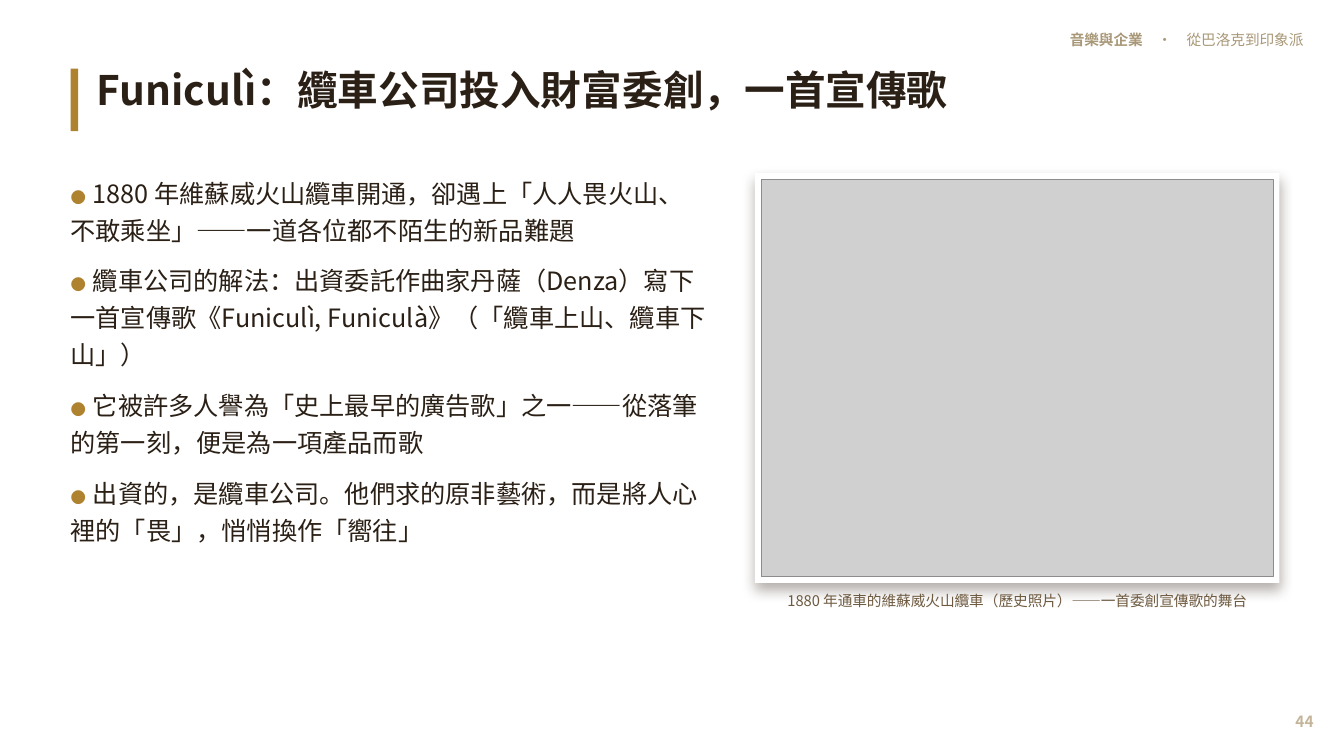
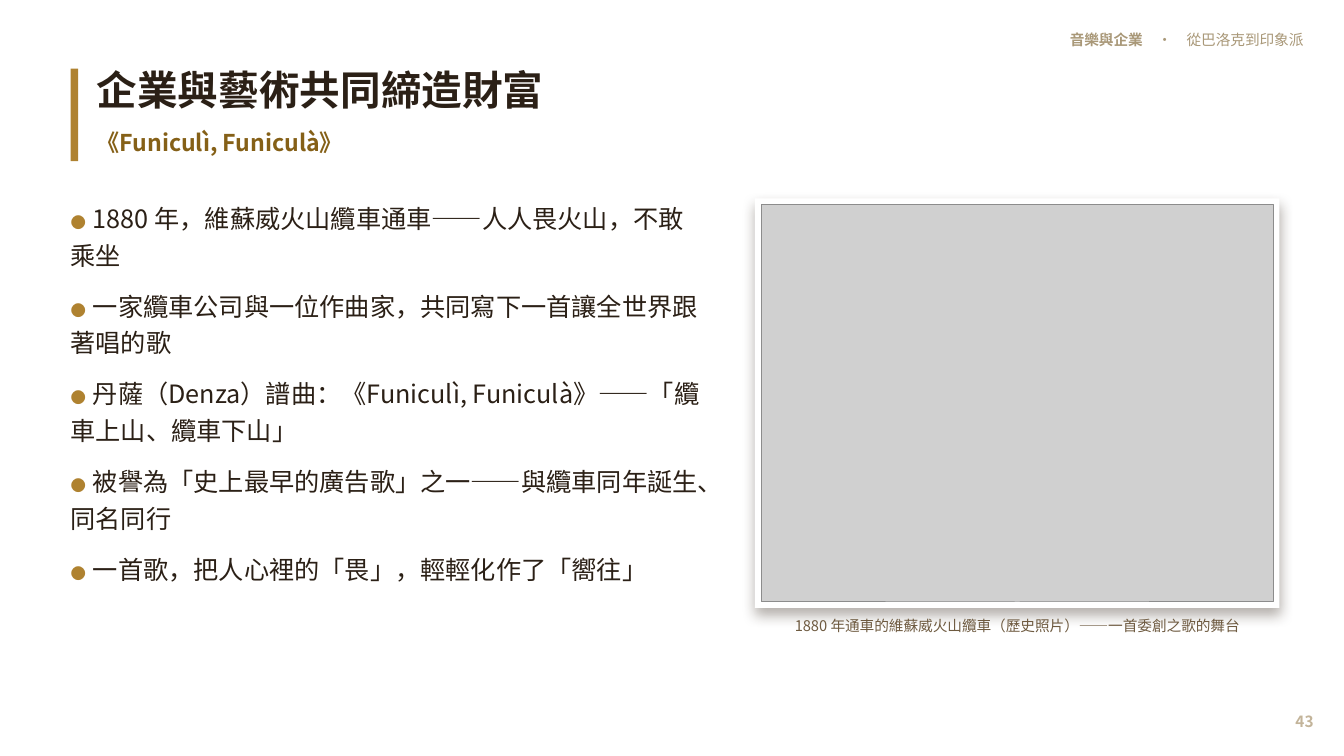
Before and after one commit to kblab2024/music-business-lecture, a slide deck: slide 43 of docs/downloads/音樂與企業-投影片.pptx (slide 44 before the commit). Drawn at 1344x756 pixels with LibreOffice and Linux fonts; fonts in the diff are those of the drawing; grey boxes stand for pictures. Boxes give left, top, right and bottom in pixels: in the first picture for what was removed or moved away, otherwise in the second. Text is boxed around its words. In the diff, an @@ line names an element or a change of style, - is before the commit and + after.

```diff
--- a/docs/downloads/音樂與企業-投影片.pptx
+++ b/docs/downloads/音樂與企業-投影片.pptx
@@ rectangle: place and size @@
-rectangle at [71,69,78,131]
+rectangle at [71,69,78,161]
@@ text at [97,70,544,156]: text changed; size 29 to 16.5 pt; text colour #2B2016 to #856017 @@
-Funiculì：纜車公司投入財富委創，一首宣傳歌
+企業與藝術共同締造財富
+《Funiculì, Funiculà》
@@ text at [71,207,723,582]: text changed @@
-● 1880 年維蘇威火山纜車開通，卻遇上「人人畏火山、不敢乘坐」——一道各位都不陌生的新品難題
-● 纜車公司的解法：出資委託作曲家丹薩（Denza）寫下一首宣傳歌《Funiculì, Funiculà》（「纜車上山、纜車下山」）
-● 它被許多人譽為「史上最早的廣告歌」之一——從落筆的第一刻，便是為一項產品而歌
-● 出資的，是纜車公司。他們求的原非藝術，而是將人心裡的「畏」，悄悄換作「嚮往」
+● 1880 年，維蘇威火山纜車通車——人人畏火山，不敢乘坐
+● 一家纜車公司與一位作曲家，共同寫下一首讓全世界跟著唱的歌
+● 丹薩（Denza）譜曲：《Funiculì, Funiculà》——「纜車上山、纜車下山」
+● 被譽為「史上最早的廣告歌」之一——與纜車同年誕生、同名同行
+● 一首歌，把人心裡的「畏」，輕輕化作了「嚮往」
@@ rectangle: place and size @@
-rectangle at [755,173,1279,583]
+rectangle at [755,199,1279,608]
@@ picture: place and size @@
-picture at [761,179,1273,577]
+picture at [761,205,1273,602]
@@ text at [795,618,1240,632]: text changed @@
-1880 年通車的維蘇威火山纜車（歷史照片）——一首委創宣傳歌的舞台
+1880 年通車的維蘇威火山纜車（歷史照片）——一首委創之歌的舞台
@@ text at [1295,715,1313,727]: text changed @@
-44
+43
```
Also in this commit, not shown: 52 other slides changed, 3 slides added, 4 slides removed, 9 other files.
